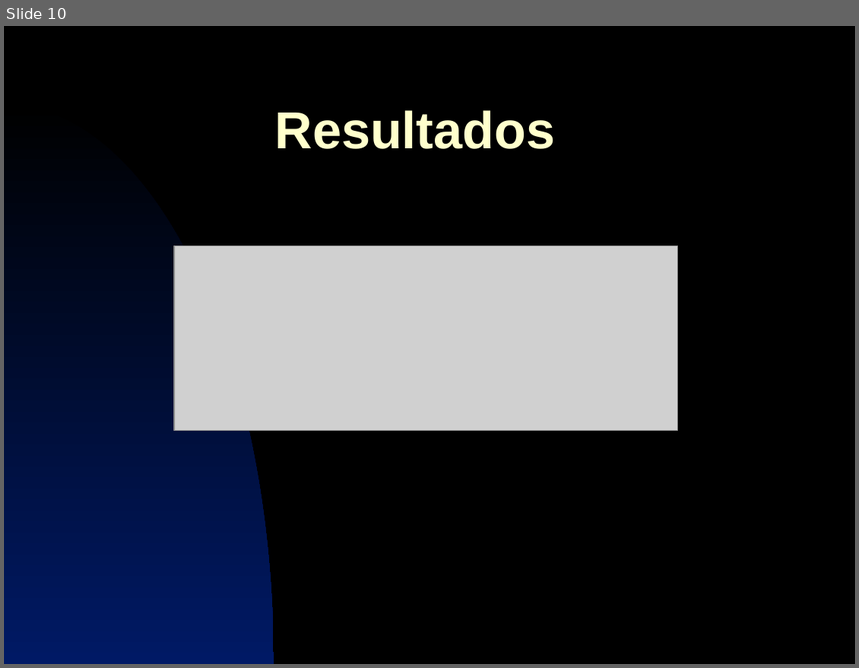
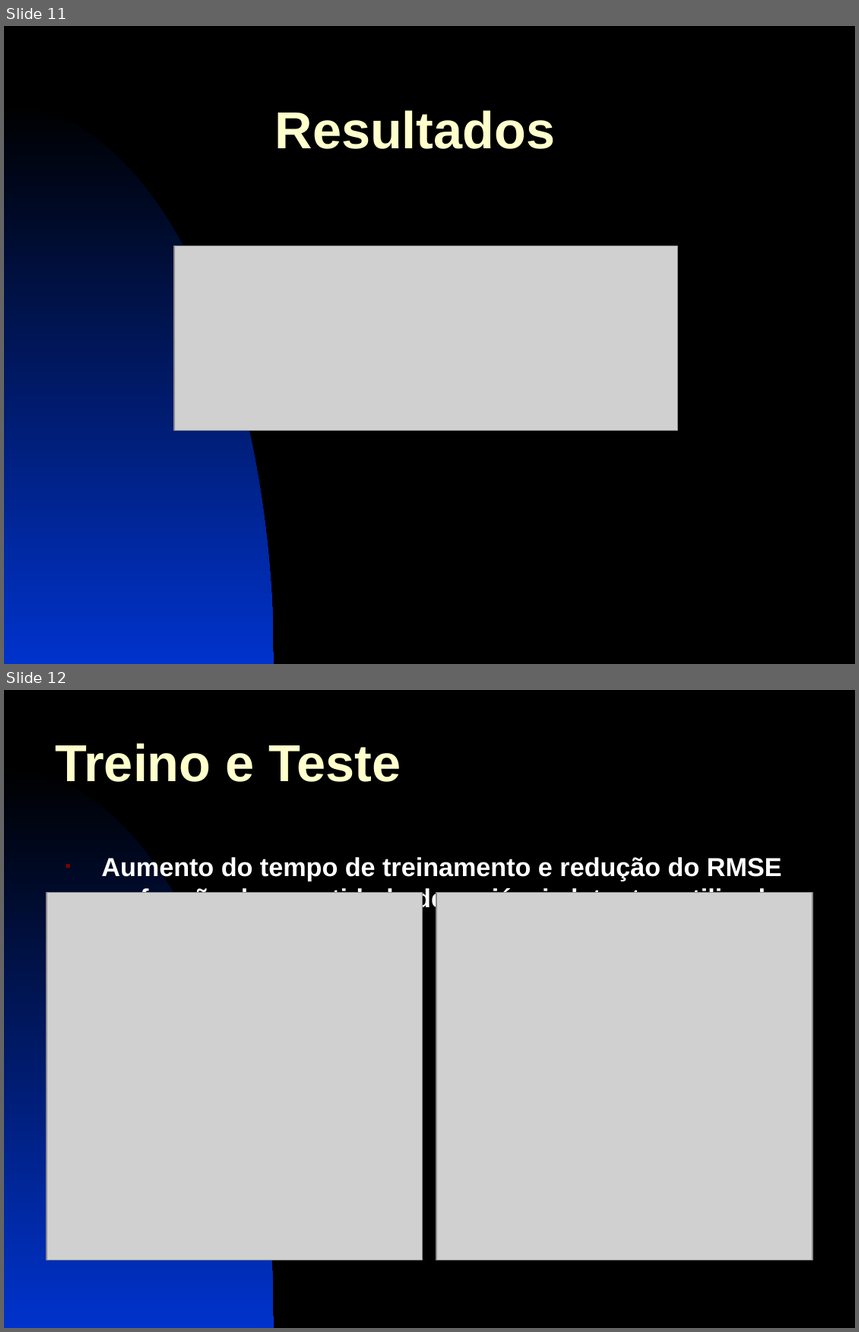
Before and after one commit to brunofms/inf2915_rsvd-video-recommendation, a slide deck: presentation/trabalho_am.ppt. Shown one above the other, each under a label of ours: slide 10 before the commit, slides 11 and 12 after it. The pictures are 859x668 and 859x1332 pixels, drawn with LibreOffice and Linux fonts; fonts in the diff are those of the drawing; grey boxes stand for pictures. Boxes give left, top, right and bottom in pixels: in the first picture for what was removed or moved away, otherwise in the second. Text is boxed around its words. In the diff, an @@ line names an element or a change of style, - is before the commit and + after.

Commit message:
Detalahdno o corpus e os resultados de treino e teste na apresentação

```diff
--- a/presentation/trabalho_am.ppt
+++ b/presentation/trabalho_am.ppt
@@ slide 12 added at <box>4,690,855,1328</box>, background #000000; not listed: 1 template element that a slide beside it also shows @@
@@ title added at <box>55,743,401,782</box>, 44 pt, text #FFFFCC, bold @@
+Treino e Teste
@@ text added at <box>95,857,795,912</box>, 22 pt, text #FFFFFF, bold @@
+▪ Aumento do tempo de treinamento e redução do RMSE em função da quantidade de variáveis latentes utilizadas
@@ picture added at <box>47,893,423,1260</box> @@
@@ picture added at <box>436,893,813,1260</box> @@
@@ what was slide 10 is now slide 11 @@
@@ slide 11 changed as well @@
@@ freeform shape removed at <box>4,104,274,664</box> @@
@@ freeform shape added at <box>4,104,274,664</box>, fill gradient #000000 to #0033CC @@
```
Also in this commit, not shown: 13 other slides changed, 2 other slides added.
